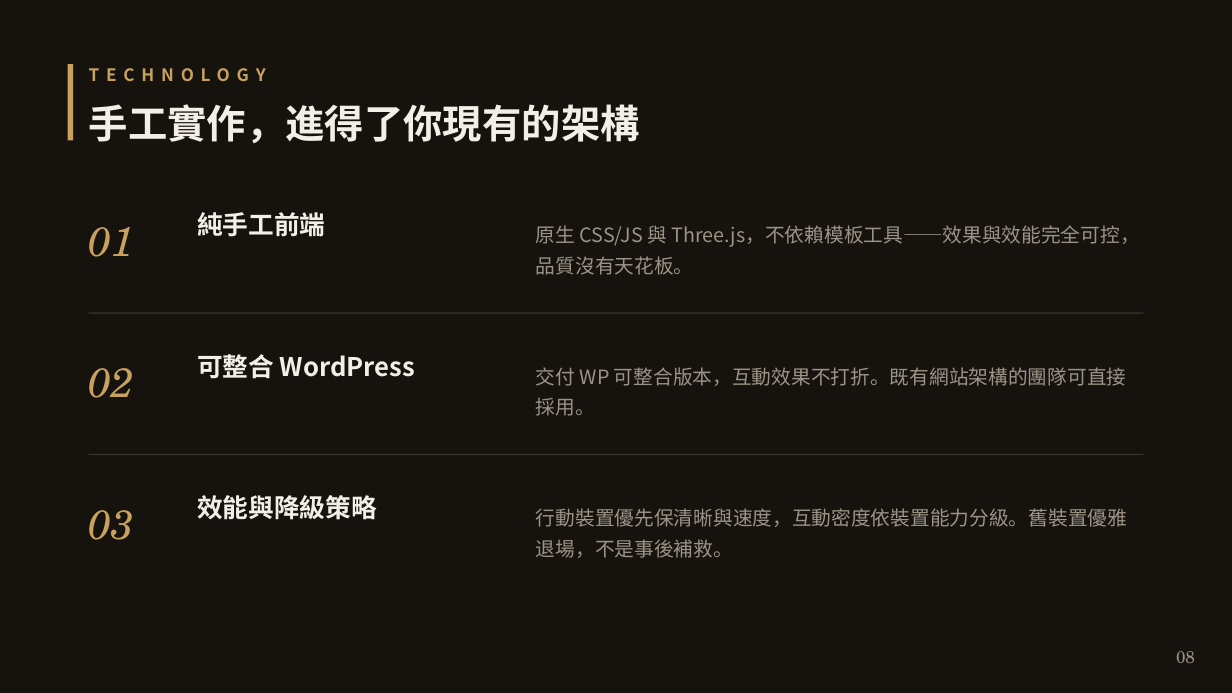
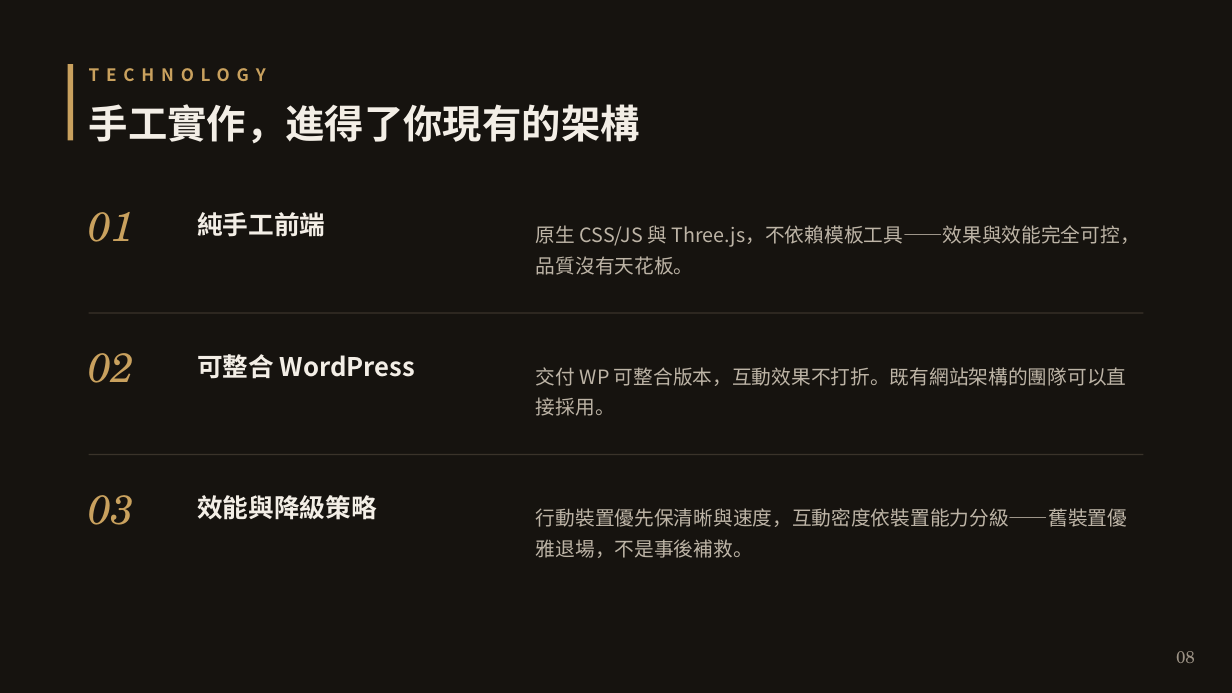
Before and after one commit to HarryFan/claude-mobile, a slide deck: slide 8 of brag-output/sales-kit/sales-kit-deck.pptx. Drawn at 1232x693 pixels with LibreOffice and Linux fonts; fonts in the diff are those of the drawing. Boxes give left, top, right and bottom in pixels: in the first picture for what was removed or moved away, otherwise in the second. Text is boxed around its words. In the diff, an @@ line names an element or a change of style, - is before the commit and + after.

Commit message:
docs(sales-kit): 更新銷售工具包簡報

```diff
--- a/brag-output/sales-kit/sales-kit-deck.pptx
+++ b/brag-output/sales-kit/sales-kit-deck.pptx
@@ text "原生 CSS/JS 與 Three.js，不依賴模板工具——效果與效能完全可控，品質沒有天花板。" at (536,225,1140,275): text colour #9C9285 to #BDB4A6 @@
@@ text at (536,367,1126,416): text changed; text colour #9C9285 to #BDB4A6 @@
-交付 WP 可整合版本，互動效果不打折。既有網站架構的團隊可直接採用。
+交付 WP 可整合版本，互動效果不打折。既有網站架構的團隊可以直接採用。
@@ 3 texts: place and size @@
-3 texts at (89,227,135,540)
+3 texts at (89,212,135,525)
@@ text at (536,508,1127,558): text changed; text colour #9C9285 to #BDB4A6 @@
-行動裝置優先保清晰與速度，互動密度依裝置能力分級。舊裝置優雅退場，不是事後補救。
+行動裝置優先保清晰與速度，互動密度依裝置能力分級——舊裝置優雅退場，不是事後補救。
```
Also in this commit, not shown: 9 other slides changed.
